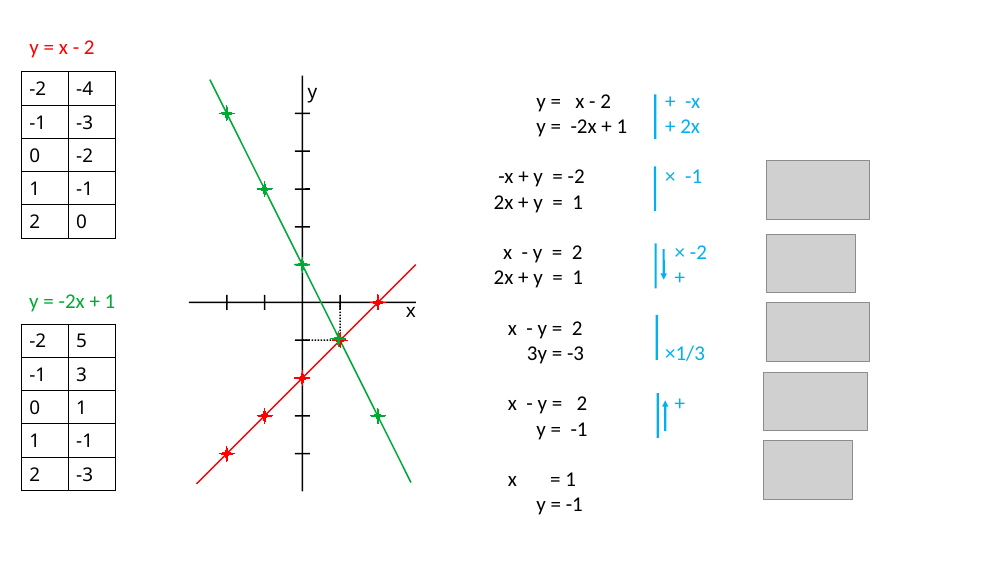
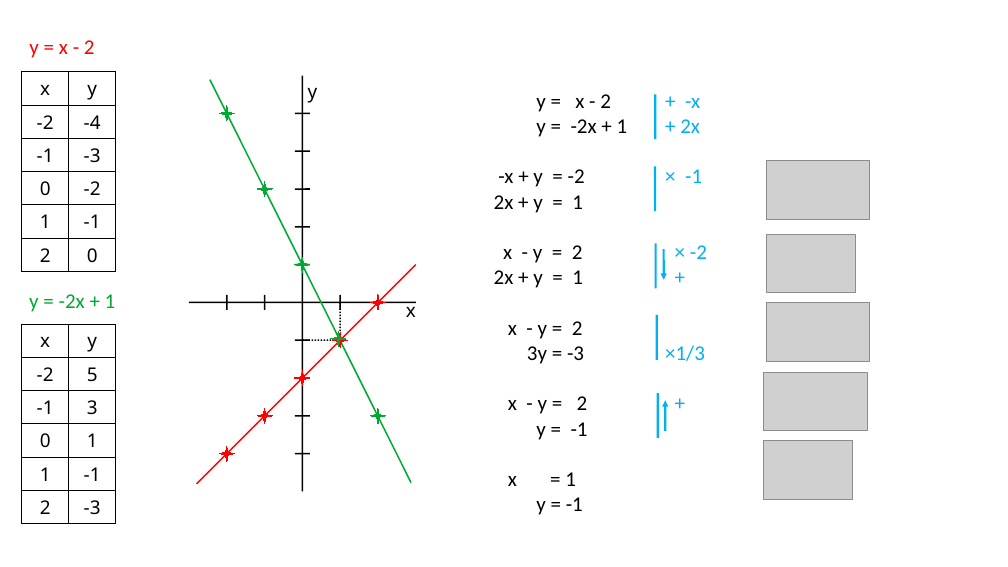
Before and after one commit to QQuick/Wiztech, a slide deck: slide 7 of module_2_numerieke_wiskunde/les_2_vergelijkingen_matrices_en_vectoren/vergelijkingen_1.odp. Drawn at 1008x567 pixels with LibreOffice and Linux fonts; fonts in the diff are those of the drawing; grey boxes stand for pictures. Boxes give left, top, right and bottom in pixels: in the first picture for what was removed or moved away, otherwise in the second. Text is boxed around its words. In the diff, an @@ line names an element or a change of style, - is before the commit and + after.

```diff
--- a/module_2_numerieke_wiskunde/les_2_vergelijkingen_matrices_en_vectoren/vergelijkingen_1.odp
+++ b/module_2_numerieke_wiskunde/les_2_vergelijkingen_matrices_en_vectoren/vergelijkingen_1.odp
@@ table at <box>22,72,116,271</box> @@
+row 1: x | y
@@ table at <box>22,324,116,524</box> @@
+row 1: x | y
```
Also in this commit, not shown: 3 other slides changed, 1 slide added, 1 other file.
